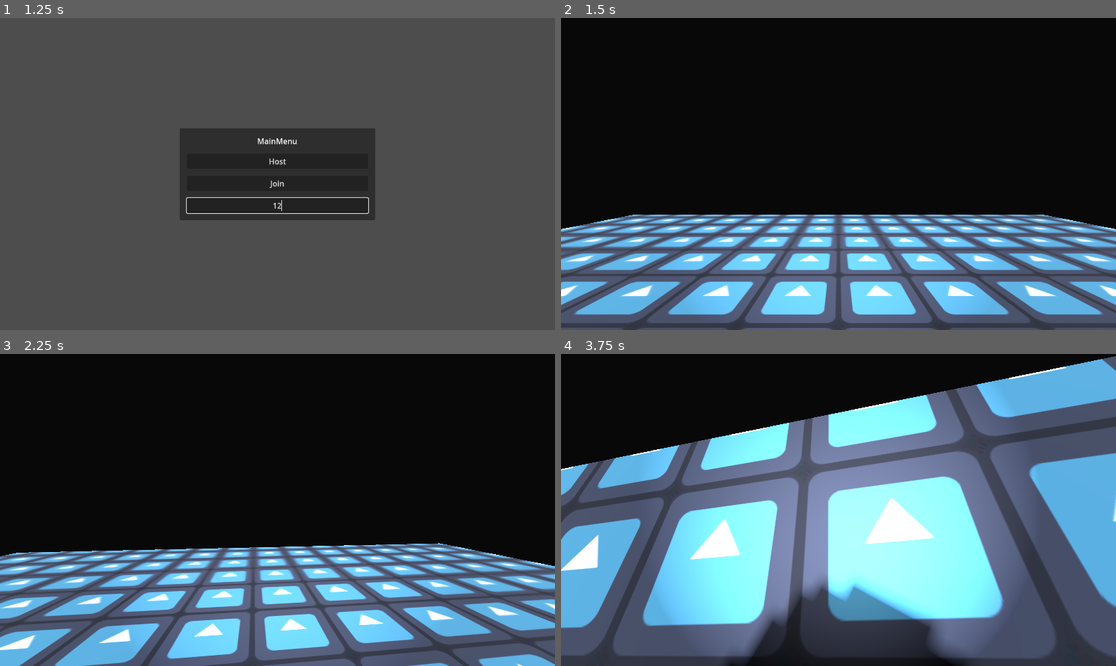
Above: before the commit, frames 1-4 (two rows, left to right).
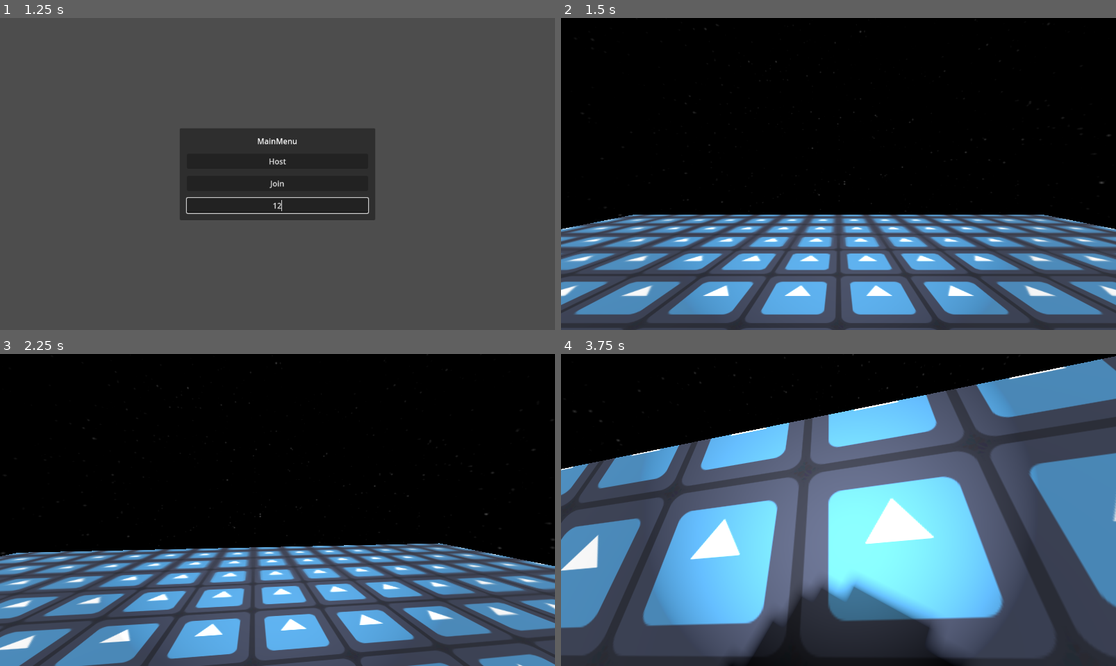
Above: after the commit, the same moments.

Repository: YuraStebel/CosmosGodotProject
Game: Godot game, scene res://scenes/wrld.tscn
The game is run twice, just before and just after one commit, with the same random seed, the same clock (stepped at 60 frames per second) and the same inputs. The engine's default icon, where the game draws it, is replaced by a stand-in: a white triangle on a blue panel in a dark square.
Inputs (mouse positions are in pixels of both pictures, inside the frame that each line leads up to):
- Up to frame 1 (1.25 s): click (277, 205) at 0.52 s; type "12" at 0.6 s
- Up to frame 2 (1.5 s): click "Host" at 1.25 s
- Up to frame 3 (2.25 s): tap Enter (ui_accept) at 2 s; move the mouse to (305, 510) at 2.02 s; hold W (forward) from 2.03 s (still down); tap D (righ) at 2.1 s
- Up to frame 4 (3.75 s): keep holding W (forward); tap Enter (ui_accept) at 2.27, 3.02 s; move the mouse to (810, 510) at 2.77 s; tap D (righ) at 2.85, 3.6 s; move the mouse to (849, 503) at 3.52 s

Frame 1 is identical in both runs. In frame 2, 25% of the frame differs, in the area x 0-100%, y 3-100%; in frame 3, 27%; in frame 4, 52%, in the area x 0-100%, y 0-98%.

Commit message:
+panorama

Diff:
--- a/scenes/wrld.tscn
+++ b/scenes/wrld.tscn
@@ -1,22 +1,21 @@
-[gd_scene load_steps=17 format=3 uid="uid://dec52b6m86arh"]
+[gd_scene load_steps=18 format=3 uid="uid://dec52b6m86arh"]
 
 [ext_resource type="Texture2D" uid="uid://dutj6oqpqsah8" path="res://icon.svg" id="1_hajux"]
 [ext_resource type="Script" uid="uid://diebeww21a2n5" path="res://scripts/wrld.gd" id="1_rypmk"]
+[ext_resource type="Texture2D" uid="uid://phavsrjuypk" path="res://images/panorama/panorama_image.png" id="2_wjubb"]
 [ext_resource type="Texture2D" uid="uid://dwkrxscahr47b" path="res://images/1024px-Roscosmos_logo_en.svg.png" id="3_1fck1"]
 [ext_resource type="Texture2D" uid="uid://dr0lda1yvi5hx" path="res://images/djiabz1l0z64hy90d6kd0rdj84k2jwj3.jpg" id="4_iregm"]
 [ext_resource type="PackedScene" uid="uid://vnhnjdmku0r5" path="res://scenes/test_oxygen_recovery.tscn" id="5_iregm"]
 
-[sub_resource type="ProceduralSkyMaterial" id="ProceduralSkyMaterial_g4vrf"]
-sky_horizon_color = Color(0.662243, 0.671743, 0.686743, 1)
-ground_horizon_color = Color(0.662243, 0.671743, 0.686743, 1)
+[sub_resource type="PanoramaSkyMaterial" id="PanoramaSkyMaterial_dcih3"]
+panorama = ExtResource("2_wjubb")
 
-[sub_resource type="Sky" id="Sky_82rbl"]
-sky_material = SubResource("ProceduralSkyMaterial_g4vrf")
+[sub_resource type="Sky" id="Sky_abybr"]
+sky_material = SubResource("PanoramaSkyMaterial_dcih3")
 
-[sub_resource type="Environment" id="Environment_goyyt"]
-background_energy_multiplier = 0.1
-sky = SubResource("Sky_82rbl")
-tonemap_mode = 2
+[sub_resource type="Environment" id="Environment_vq1nk"]
+background_mode = 2
+sky = SubResource("Sky_abybr")
 
 [sub_resource type="StandardMaterial3D" id="StandardMaterial3D_lxsrx"]
 albedo_texture = ExtResource("1_hajux")
@@ -54,7 +53,7 @@
 script = ExtResource("1_rypmk")
 
 [node name="WorldEnvironment" type="WorldEnvironment" parent="."]
-environment = SubResource("Environment_goyyt")
+environment = SubResource("Environment_vq1nk")
 
 [node name="DirectionalLight3D" type="DirectionalLight3D" parent="."]
 transform = Transform3D(-0.866025, -0.433013, 0.25, 0, 0.5, 0.866025, -0.5, 0.75, -0.433013, 0, 0, 0)
Binary file added: images/panorama/panorama_image.png
Not shown, added: images/panorama/panorama_image.png.import
